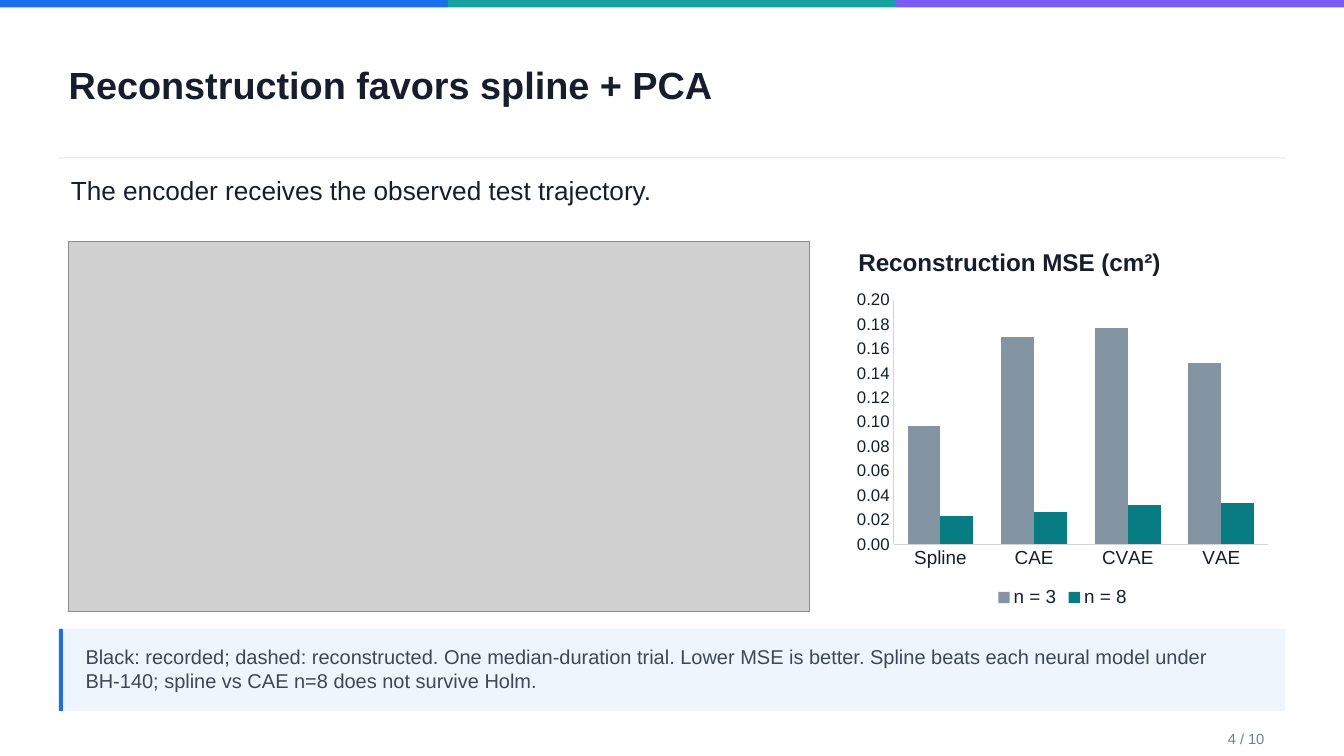
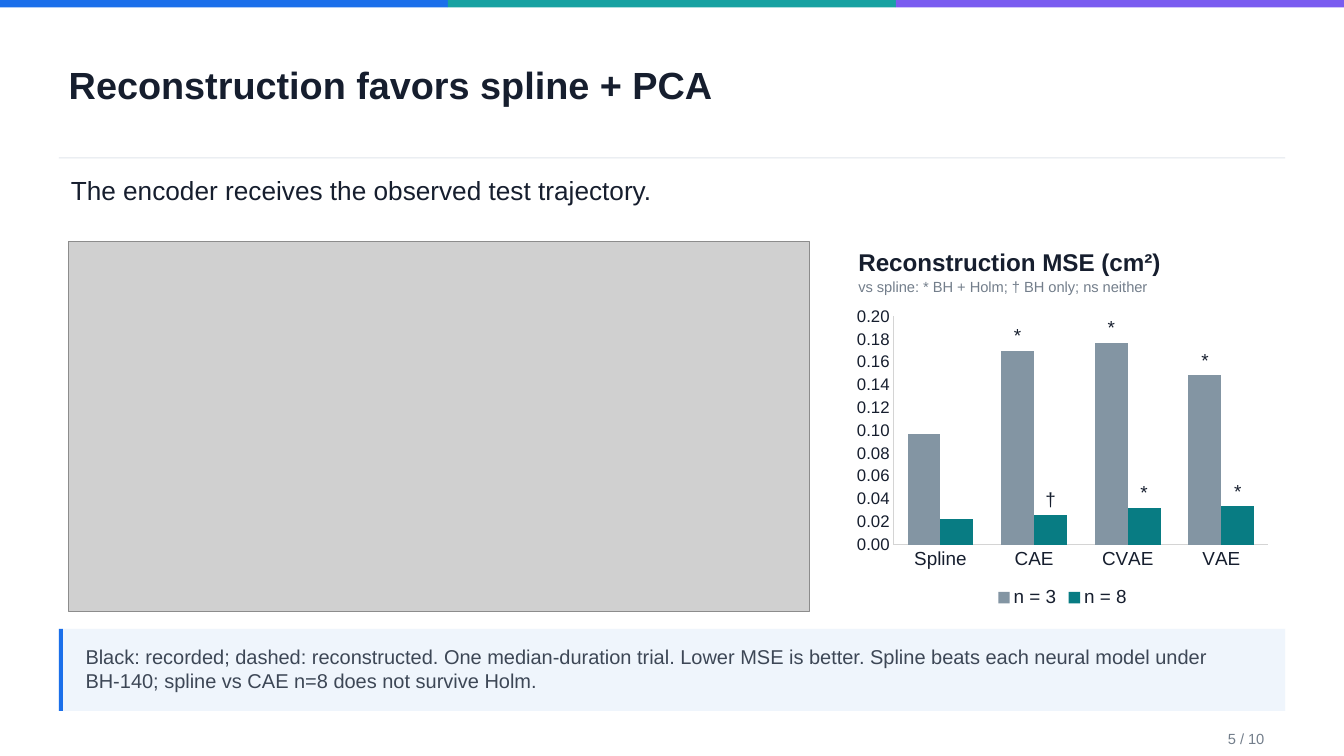
Before and after one commit to pazflashner/interception-movements-dl, a slide deck: slide 5 of production/Interception_Movements_Course_Presentation.pptx (slide 4 before the commit). Drawn at 1344x756 pixels with LibreOffice and Linux fonts; fonts in the diff are those of the drawing; grey boxes stand for pictures. Boxes give left, top, right and bottom in pixels: in the first picture for what was removed or moved away, otherwise in the second. Text is boxed around its words. In the diff, an @@ line names an element or a change of style, - is before the commit and + after.

```diff
--- a/production/Interception_Movements_Course_Presentation.pptx
+++ b/production/Interception_Movements_Course_Presentation.pptx
@@ text added at (858,281,1148,295), 10.5 pt, text #737E8B @@
+vs spline: * BH + Holm; † BH only; ns neither
@@ column chart at (849,301,1277,612) @@
@@ n = 3, Spline: 0.097 to 0.1 @@
@@ n = 3, CVAE: 0.177 to 0.18 @@
@@ n = 3, VAE: 0.148 to 0.15 @@
@@ data labels of n = 3 added @@
-n = 8: 0.023, 0.026, 0.032, 0.033
+n = 8: 0.02, 0.03, 0.03, 0.03
@@ data labels of n = 8 added @@
@@ column chart: place and size @@
-column chart at (849,284,1277,612)
+column chart at (849,301,1277,612)
@@ text at (1228,734,1264,744): text changed @@
-4 / 10
+5 / 10
```
Also in this commit, not shown: 5 other slides changed, 2 slides added, 2 slides removed, 15 other files.
